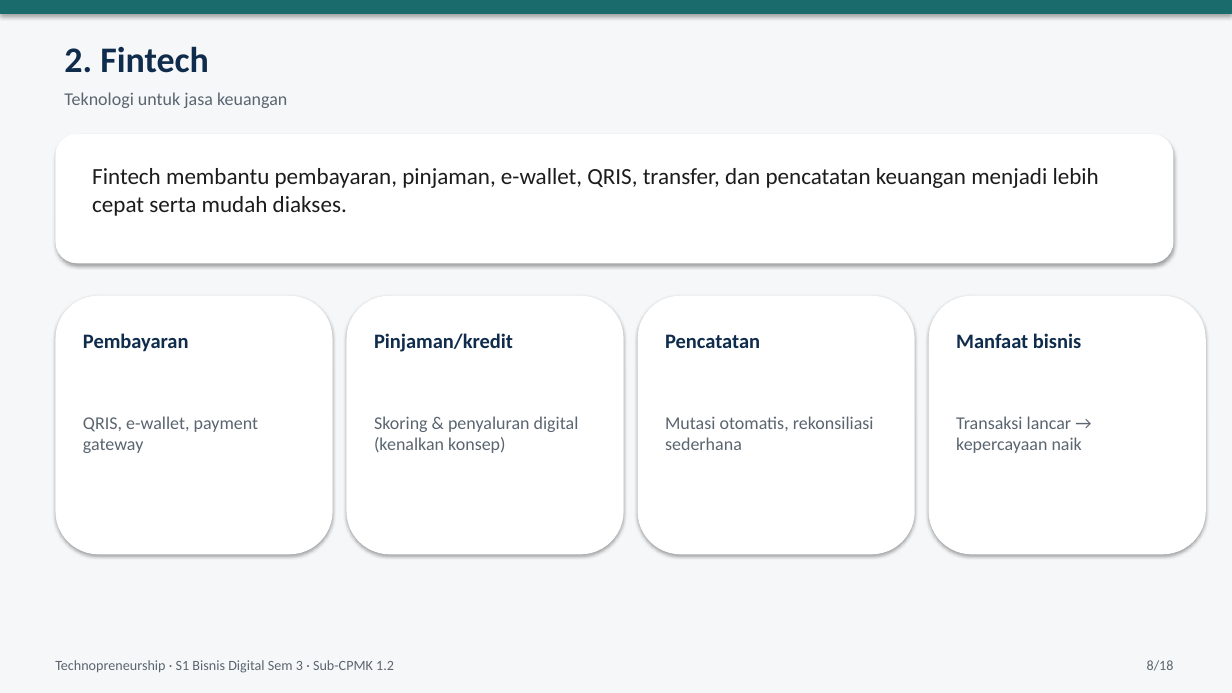
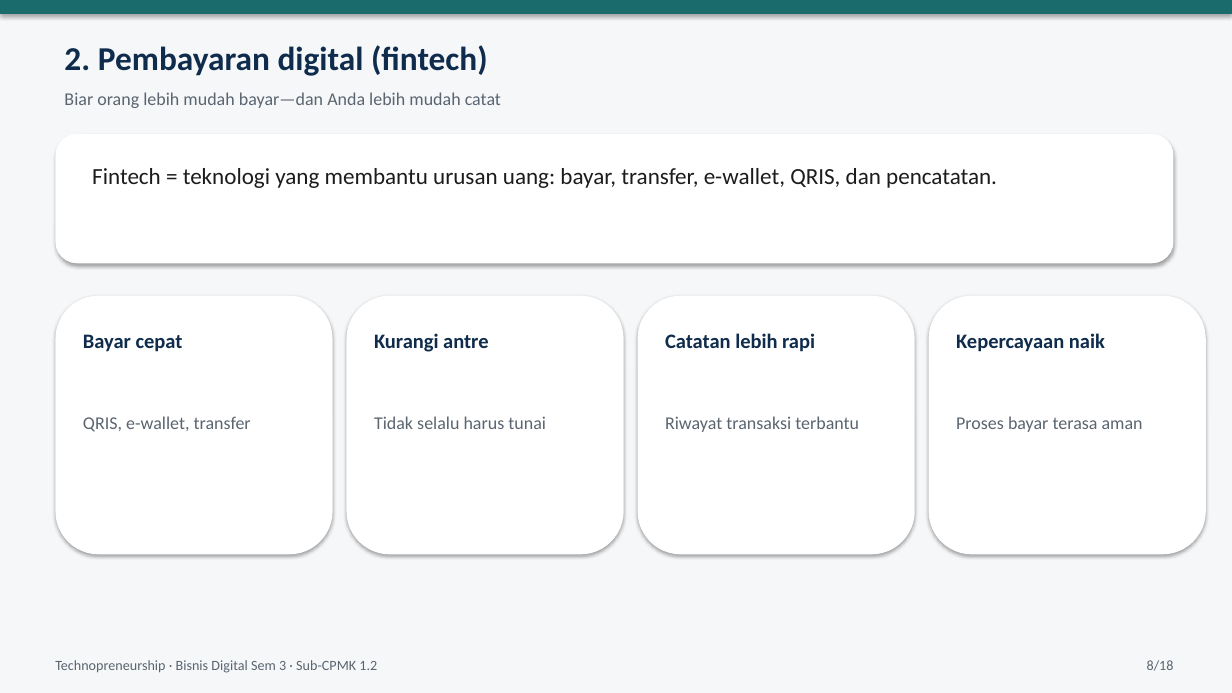
Before and after one commit to yusepa165-hue/Latihan-1, a slide deck: slide 8 of materi-technopreneurship/ppt/PPT02_SubCPMK_1_2_Platform_Fintech_AI_IoT.pptx. Drawn at 1232x693 pixels with LibreOffice and Linux fonts; fonts in the diff are those of the drawing. Boxes give left, top, right and bottom in pixels: in the first picture for what was removed or moved away, otherwise in the second. Text is boxed around its words. In the diff, an @@ line names an element or a change of style, - is before the commit and + after.

```diff
--- a/materi-technopreneurship/ppt/PPT02_SubCPMK_1_2_Platform_Fintech_AI_IoT.pptx
+++ b/materi-technopreneurship/ppt/PPT02_SubCPMK_1_2_Platform_Fintech_AI_IoT.pptx
@@ text at [64,45,488,76]: text changed; size 28 to 26 pt @@
-2. Fintech
+2. Pembayaran digital (fintech)
@@ text at [64,92,501,108]: text changed @@
-Teknologi untuk jasa keuangan
+Biar orang lebih mudah bayar—dan Anda lebih mudah catat
@@ text at [92,168,997,188]: text changed @@
-Fintech membantu pembayaran, pinjaman, e-wallet, QRIS, transfer, dan pencatatan keuangan menjadi lebih cepat serta mudah diakses.
+Fintech = teknologi yang membantu urusan uang: bayar, transfer, e-wallet, QRIS, dan pencatatan.
@@ text at [83,334,183,352]: text changed @@
-Pembayaran
+Bayar cepat
@@ text at [374,333,488,352]: text changed @@
-Pinjaman/kredit
+Kurangi antre
@@ text at [665,333,815,352]: text changed @@
-Pencatatan
+Catatan lebih rapi
@@ text at [956,333,1105,352]: text changed @@
-Manfaat bisnis
+Kepercayaan naik
@@ text at [83,416,251,432]: text changed @@
-QRIS, e-wallet, payment gateway
+QRIS, e-wallet, transfer
@@ text at [374,416,546,429]: text changed @@
-Skoring & penyaluran digital (kenalkan konsep)
+Tidak selalu harus tunai
@@ text at [665,416,859,432]: text changed @@
-Mutasi otomatis, rekonsiliasi sederhana
+Riwayat transaksi terbantu
@@ text at [956,416,1143,432]: text changed @@
-Transaksi lancar → kepercayaan naik
+Proses bayar terasa aman
@@ text at [55,660,377,673]: text changed @@
-Technopreneurship · S1 Bisnis Digital Sem 3 · Sub-CPMK 1.2
+Technopreneurship · Bisnis Digital Sem 3 · Sub-CPMK 1.2
```
Also in this commit, not shown: 17 other slides changed, 1 other file.
